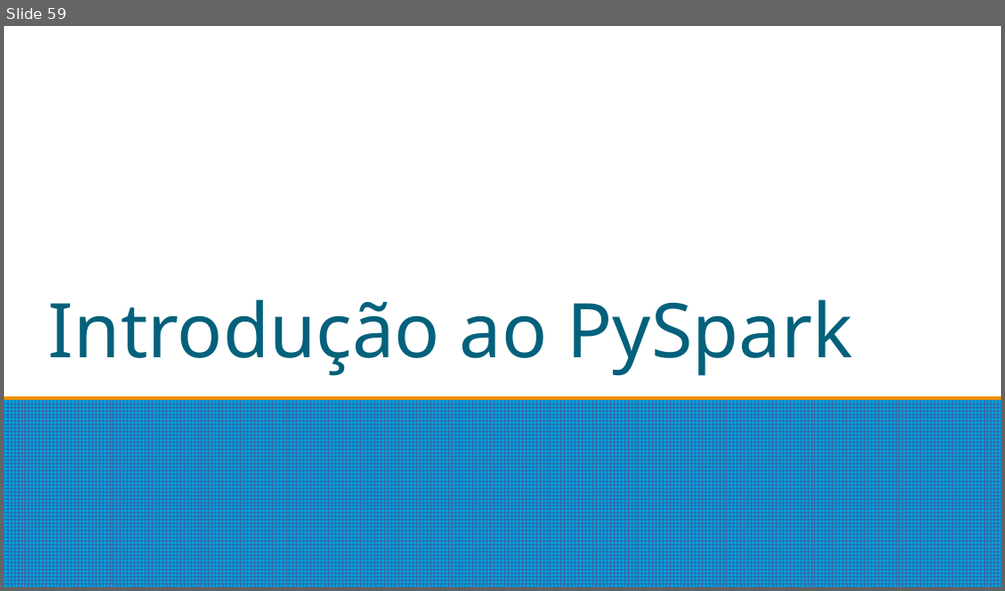
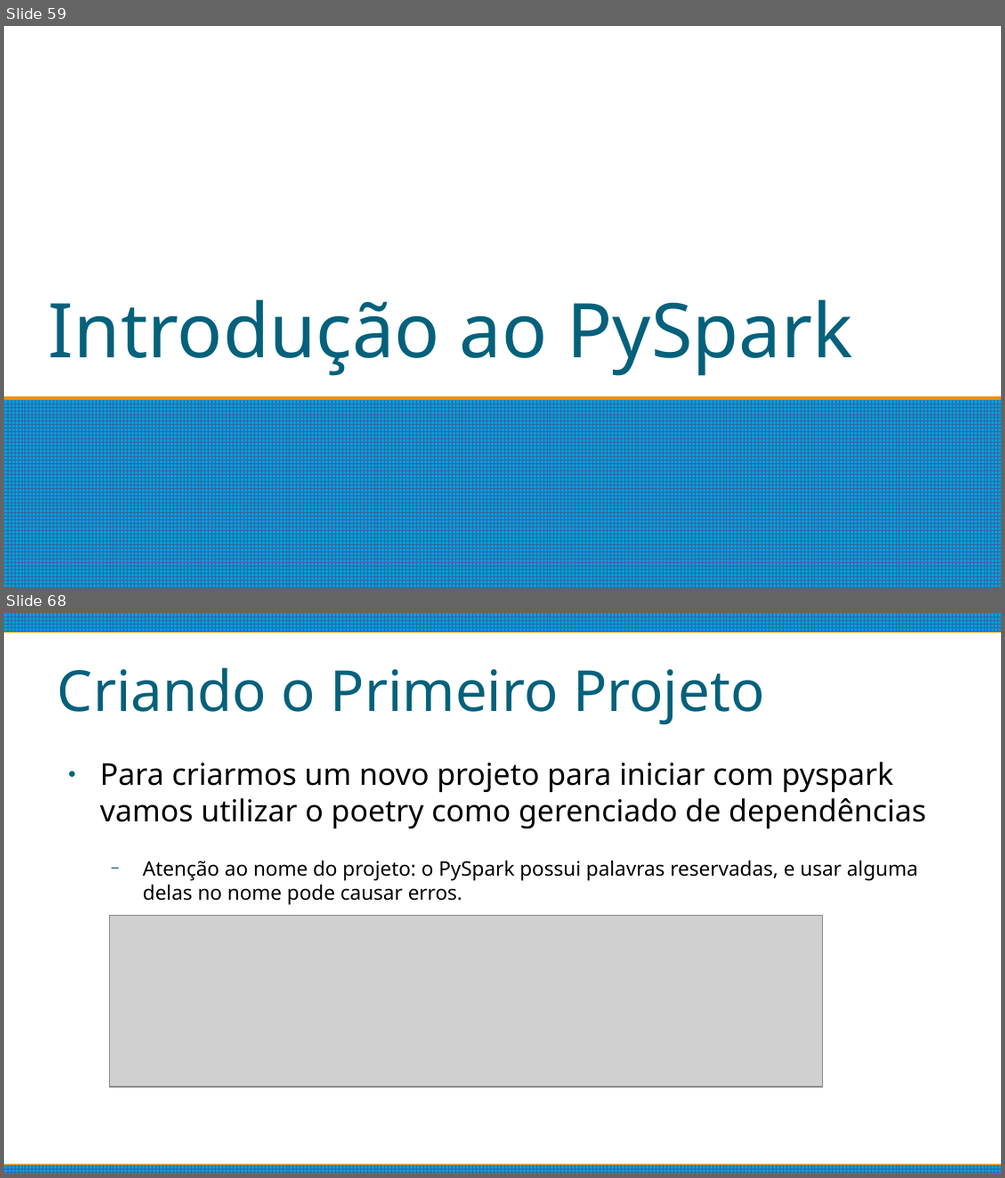
Before and after one commit to matheushpalves/estacioBigData, a slide deck: Introdução.odp. Shown one above the other, each under a label of ours: slide 59 before the commit, slides 59 and 68 after it; the slides between them are not shown. The pictures are 1005x591 and 1005x1178 pixels, drawn with LibreOffice and Linux fonts; fonts in the diff are those of the drawing; grey boxes stand for pictures. Boxes give left, top, right and bottom in pixels: in the first picture for what was removed or moved away, otherwise in the second. Text is boxed around its words. In the diff, an @@ line names an element or a change of style, - is before the commit and + after.

```diff
--- a/Introdução.odp
+++ b/Introdução.odp
@@ slide 68 added at (4,613,1001,1174), background #FFFFFF @@
@@ rectangle added at (4,613,1001,631), fill pattern #3465A4 on #009EDA @@
@@ title added at (57,667,764,725), 45 pt, text #04617B @@
+Criando o Primeiro Projeto
@@ text added at (100,762,926,905), 24 pt, text #000000 @@
+● Para criarmos um novo projeto para iniciar com pyspark vamos utilizar o poetry como gerenciado de dependências
+  − Atenção ao nome do projeto: o PySpark possui palavras reservadas, e usar alguma delas no nome pode causar erros.
@@ picture added at (110,916,824,1087) @@
@@ rectangle added at (4,1165,1001,1174), fill pattern #3465A4 on #009EDA @@
```
Also in this commit, not shown: 1 slide changed, 13 other slides added.
